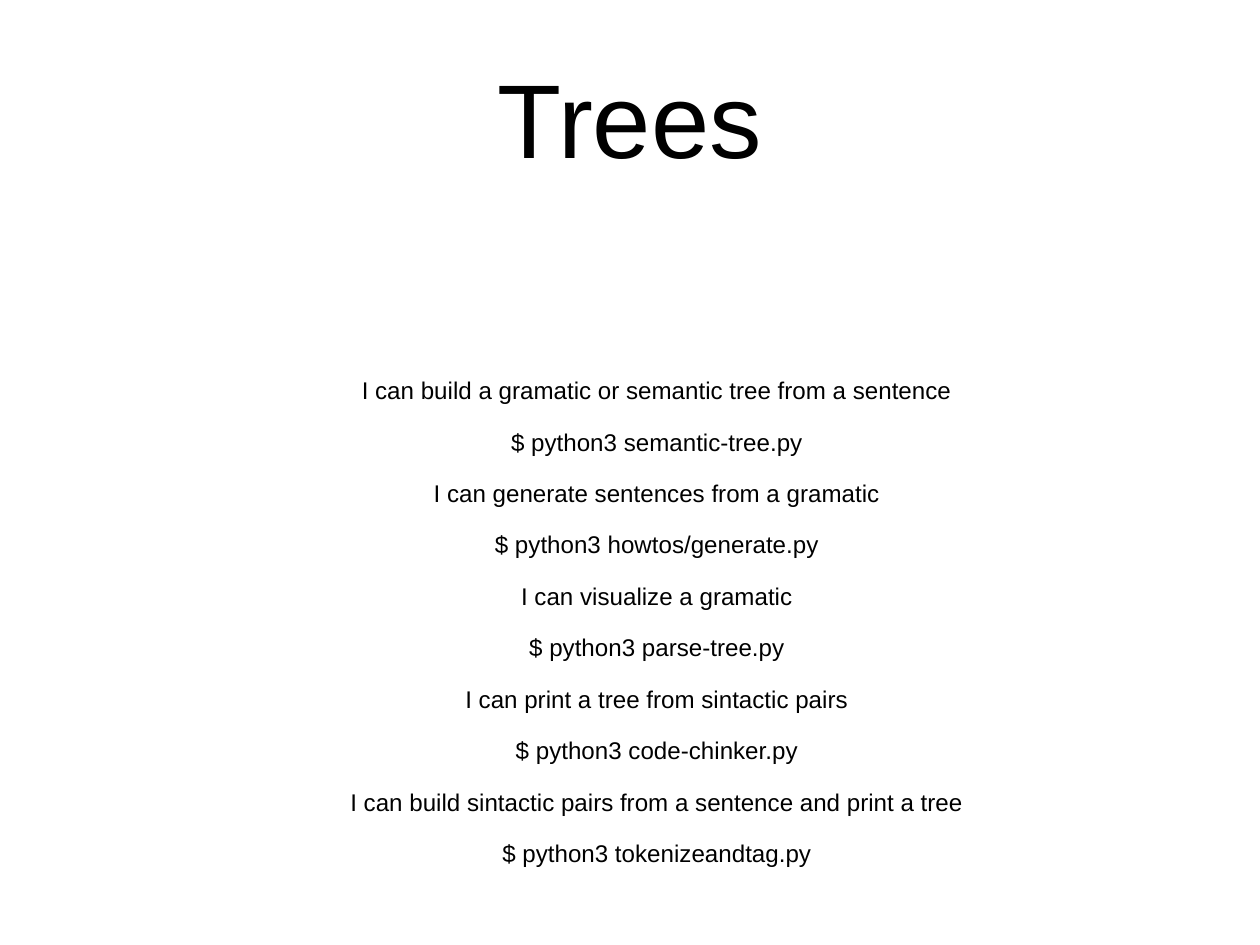
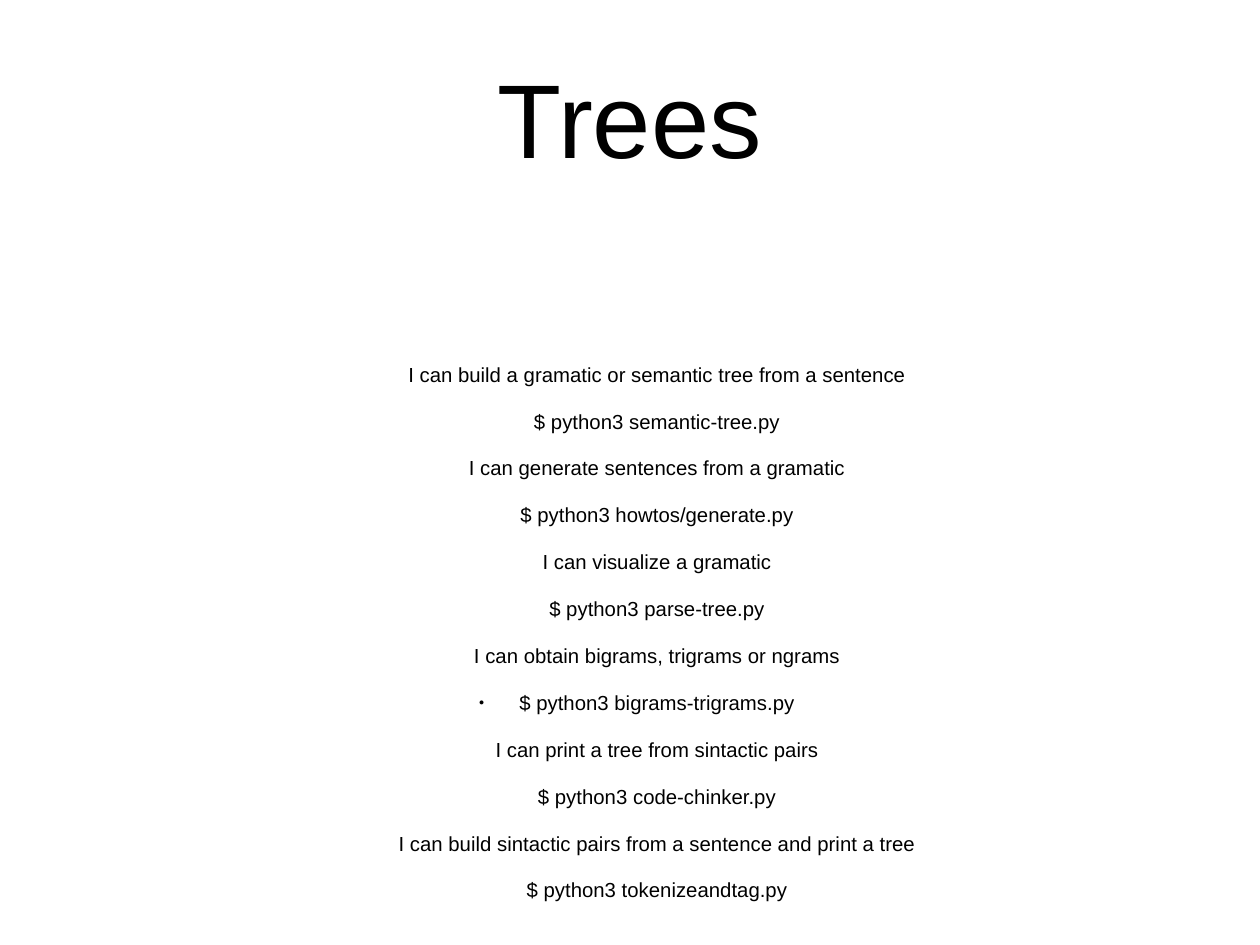
Before and after one commit to davidam/python-examples, a slide deck: slide 12 of presentations/nltk.odp. Drawn at 1260x945 pixels with LibreOffice and Linux fonts; fonts in the diff are those of the drawing. Boxes give left, top, right and bottom in pixels: in the first picture for what was removed or moved away, otherwise in the second. Text is boxed around its words. In the diff, an @@ line names an element or a change of style, - is before the commit and + after.

Commit message:
nltk.odp: improve trees

```diff
--- a/presentations/nltk.odp
+++ b/presentations/nltk.odp
@@ text at box(399, 367, 915, 902): size 15.2 to 12.8 pt in "I can build a gramatic or semantic ...", "$ python3 semantic-tree.py", "I can generate sentences from a gramatic", "$ python3 howtos/generate.py" and 6 more places @@
@@ text at box(474, 648, 840, 715): paragraphs added @@
+I can obtain bigrams, trigrams or ngrams
+● $ python3 bigrams-trigrams.py
```
